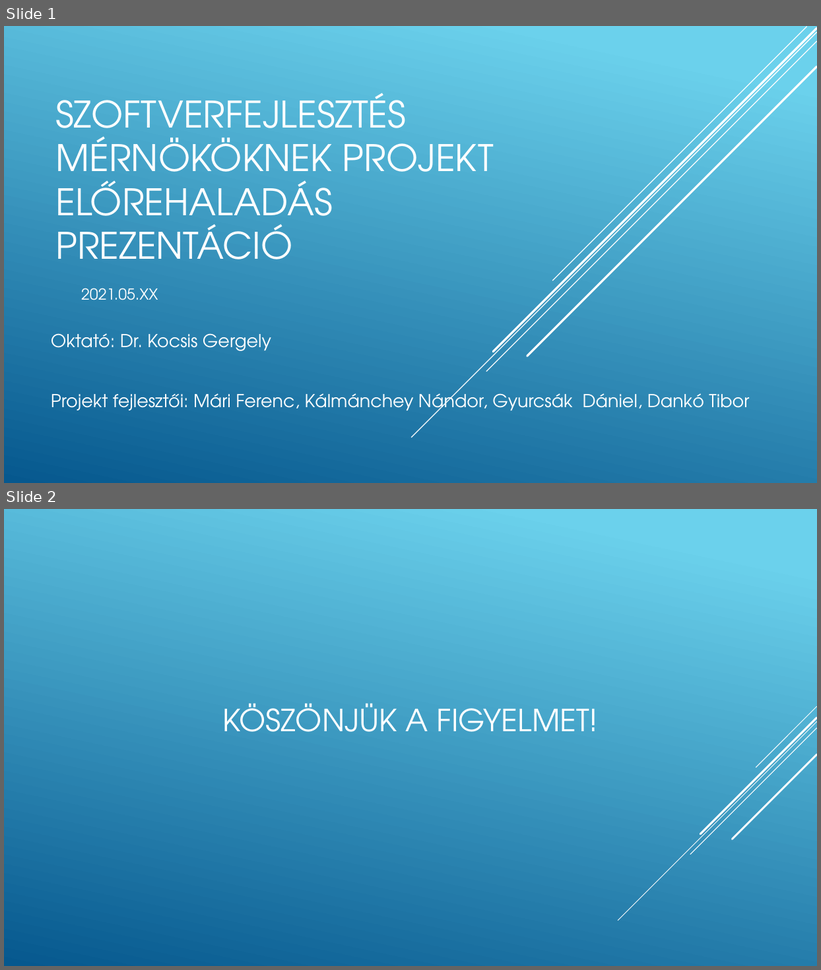
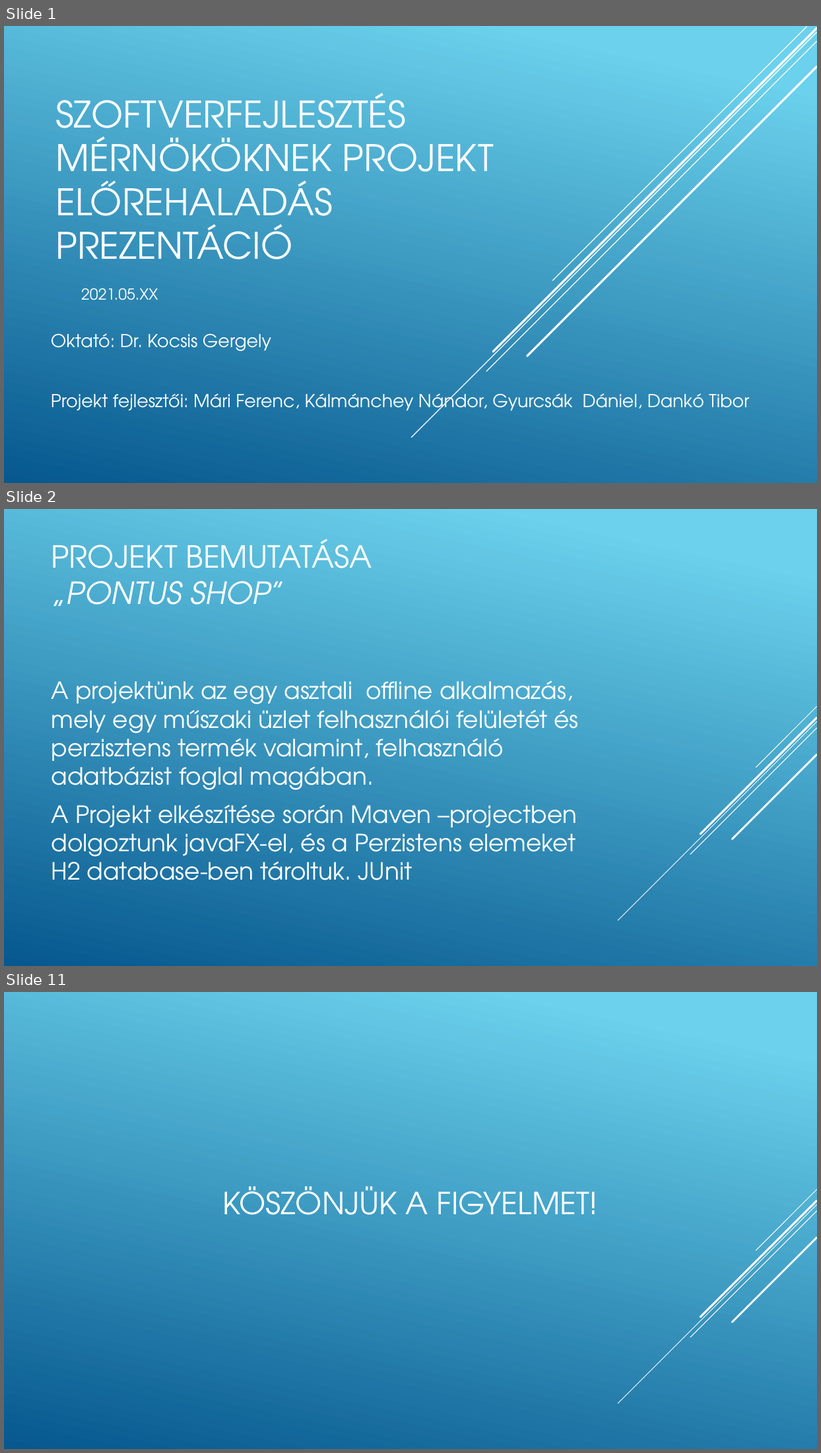
Before and after one commit to mariferi/Pontus, a slide deck: Végső_Szoftverfejlesztes_mernokoknek_projekt_elorehaladas_prezentacio.pptx. Shown one above the other, each under a label of ours: slides 1 and 2 before the commit, slides 1, 2 and 11 after it; the slides between them are not shown. The pictures are 821x970 and 821x1453 pixels, drawn with LibreOffice and Linux fonts; fonts in the diff are those of the drawing. Boxes give left, top, right and bottom in pixels: in the first picture for what was removed or moved away, otherwise in the second. Text is boxed around its words. In the diff, an @@ line names an element or a change of style, - is before the commit and + after.

```diff
--- a/Végső_Szoftverfejlesztes_mernokoknek_projekt_elorehaladas_prezentacio.pptx
+++ b/Végső_Szoftverfejlesztes_mernokoknek_projekt_elorehaladas_prezentacio.pptx
@@ slide 2 added at <box>4,509,817,966</box>, background gradient #6ED2EB to #06588E; not listed: 5 template elements that a slide beside it also shows @@
@@ title added at <box>52,539,372,606</box>, 36 pt, text #FFFFFF @@
+PROJEKT BEMUTATÁSA
+„PONTUS SHOP”
@@ text added at <box>52,681,579,881</box>, 28 pt, text #FFFFFF @@
+A projektünk az egy asztali offline alkalmazás, mely egy műszaki üzlet felhasználói felületét és perzisztens termék valamint, felhasználó adatbázist foglal magában.
+A Projekt elkészítése során Maven –projectben dolgoztunk javaFX-el, és a Perzistens elemeket H2 database-ben tároltuk. JUnit
@@ what was slide 2 is now slide 11 @@
```
Also in this commit, not shown: 8 other slides added.
